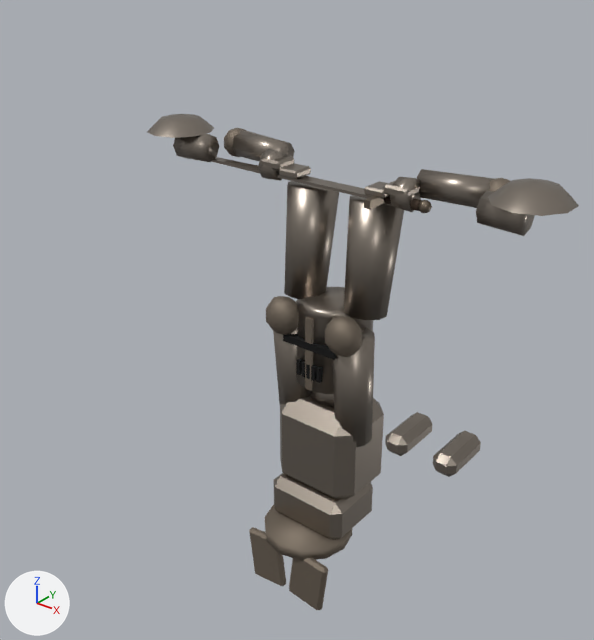
The glTF model assets/models/rustning.glb: old version first, new version second.
Before and after are seen from a camera (50 mm lens) standing at (1.4, -1.98, 2.08) and looking at (-0.34, 0.19, 0.73). The axes (+X, +Y, +Z) are drawn at lower left. The lights are the same throughout. The first picture is the older version. Where no turn or scale is listed for an object, it has been applied to the vertices.

The first picture shows 'Tom_Breast', 'Tom_Cuisse.L', 'Tom_Cuisse.R', 'Tom_Fauld', 'Tom_Gauntlet.L', 'Tom_Gauntlet.R', 'Tom_Greave.L', 'Tom_Greave.R', 'Tom_Helm', 'Tom_Pauldron.L', 'Tom_Pauldron.R', 'Tom_Rerebrace.R', 'Tom_Sabaton.L', 'Tom_Sabaton.R', 'Tom_Sword', 'Tom_Tassets', 'Tom_Vambrace.L', 'Tom_Vambrace.R' and 1 more.
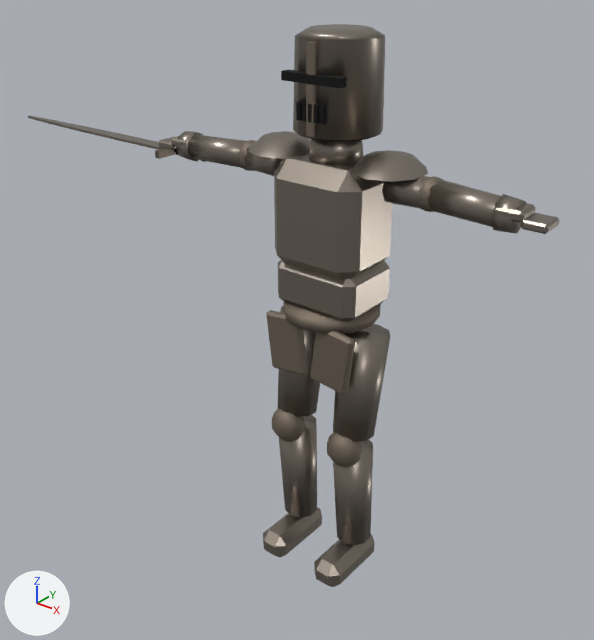
Boxes [x1, y1, x2, y2] around the edits, measured in the pictures (594 x 640 px):
'Tom_Breast', moved: before [280, 391, 384, 499]; after [274, 139, 392, 280]
'Tom_Helm', moved: before [283, 287, 373, 394]; after [281, 24, 385, 141]
'Tom_Tassets', moved: before [249, 505, 352, 610]; after [266, 301, 381, 395]
'Tom_Cuisse.L', moved: before [344, 195, 404, 320]; after [333, 324, 390, 442]
'Tom_Greave.L', moved: before [325, 316, 375, 447]; after [327, 432, 373, 546]
'Tom_Fauld', moved: before [274, 473, 373, 539]; after [278, 260, 390, 322]
'Tom_Greave.R', moved: before [266, 296, 311, 404]; after [272, 409, 317, 518]
'Tom_Vambrace.L', moved: before [224, 128, 295, 162]; after [418, 176, 501, 227]
'Tom_Pauldron.R', moved: before [488, 178, 579, 216]; after [248, 131, 312, 159]
'Tom_Vambrace.R', moved: before [417, 169, 510, 208]; after [187, 134, 256, 171]
'Tom_Sabaton.L', moved: before [433, 431, 481, 477]; after [314, 535, 375, 587]
'Tom_Pauldron.L', moved: before [147, 114, 214, 138]; after [351, 150, 428, 182]
'Tom_Sabaton.R', moved: before [385, 412, 432, 456]; after [263, 507, 322, 557]
'Tom_Gauntlet.L', moved: before [258, 148, 311, 181]; after [492, 194, 559, 234]
'Tom_Sword', moved: before [211, 157, 432, 213]; after [28, 115, 206, 162]
'Tom_Rerebrace.R', moved: before [476, 191, 535, 236]; after [244, 142, 286, 176]
'Tom_Gauntlet.R', moved: before [364, 177, 421, 213]; after [158, 131, 203, 162]
'Tom_Cuisse.R', unchanged, covered by the edit: before [284, 181, 339, 300]; after [278, 306, 320, 417]

The edits, one by one:
Object 'Tom_Helm' (ob_tom_helm) moves from (0.0, 0.0, -0.813) to (0.0, 0.0, 0.0).
Object 'Tom_Gauntlet.L' (ob_tom_gauntlet_l) moves from (-0.812, 0.038, -0.018) to (0.0, 0.0, 0.0).
Object 'Tom_Vambrace.L' (ob_tom_vambrace_l) moves from (-0.807, 0.102, 0.0) to (0.0, 0.0, 0.0).
Object 'Tom_Pauldron.L' (ob_tom_pauldron_l) moves from (-0.813, -0.017, 0.0) to (0.0, 0.0, 0.0).
Object 'Tom_Gauntlet.R' (ob_tom_gauntlet_r) moves from (0.812, 0.038, -0.018) to (0.0, 0.0, 0.0).
Object 'Tom_Sword' (ob_tom_sword) moves from (0.812, 0.038, -0.018) to (0.0, 0.0, 0.0).
Object 'Tom_Vambrace.R' (ob_tom_vambrace_r) moves from (0.807, 0.102, 0.0) to (0.0, 0.0, 0.0).
Object 'Tom_Pauldron.R' (ob_tom_pauldron_r) moves from (0.813, -0.017, 0.0) to (0.0, 0.0, 0.0).
Object 'Tom_Rerebrace.R' (ob_tom_rerebrace_r) moves from (0.813, -0.017, 0.0) to (0.0, 0.0, 0.0).
Object 'Tom_Breast' (ob_tom_breast) moves from (0.0, 0.015, -0.813) to (0.0, 0.0, 0.0).
Object 'Tom_Fauld' (ob_tom_fauld) moves from (0.0, -0.035, -0.812) to (0.0, 0.0, 0.0).
Object 'Tom_Tassets' (ob_tom_tassets) moves from (0.0, -0.113, -0.805) to (0.0, 0.0, 0.0).
Object 'Tom_Greave.L' (ob_tom_greave_l) moves from (0.0, -0.021, 0.42) to (0.0, 0.0, 0.0).
Object 'Tom_Cuisse.L' (ob_tom_cuisse_l) moves from (0.0, 0.041, 0.418) to (0.0, 0.0, 0.0).
Object 'Tom_Greave.R' (ob_tom_greave_r) moves from (0.0, -0.021, 0.42) to (0.0, 0.0, 0.0).
Object 'Tom_Sabaton.L' (ob_tom_sabaton_l) moves from (0.0, 0.813, -0.004) to (0.0, 0.0, 0.0).
Object 'Tom_Sabaton.R' (ob_tom_sabaton_r) moves from (0.0, 0.813, -0.004) to (0.0, 0.0, 0.0).
